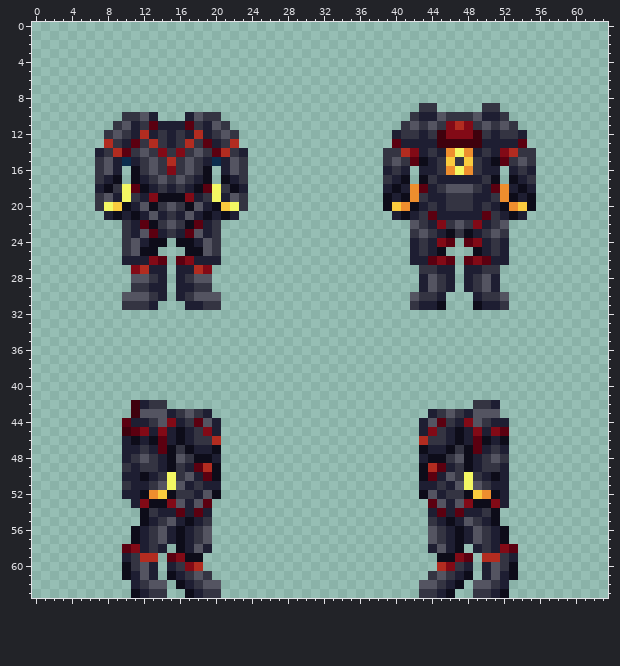
Pixel-art sprite: Resources/Textures/Clothing/OuterClothing/Hardsuits/security-warden.rsi/equipped-OUTERCLOTHING-reptilian.png. Above is the file before it was changed.
The file is 64x64 pixels.
After the commit:
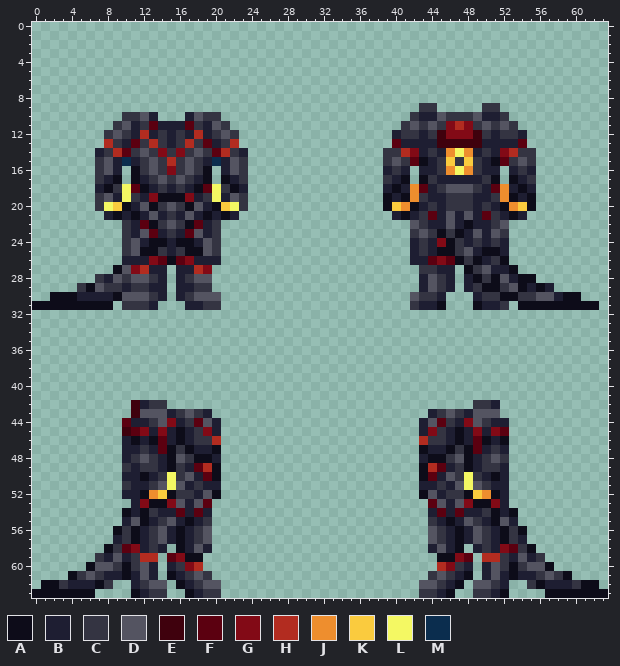
Palette (. is transparent): A #0d0c19  B #1e1e32  C #343442  D #545461  E #3f010d  F #5b0010  G #820a16  H #b22c20  J #ee8e2e  K #facb3e  L #f4f863  M #0b2d4e
Changes in this commit:
y 21: x 46 B -> D; x 48 B -> D
y 22: x 45..49 GCDCG -> BDBAB
y 23: x 45..50 BACABC -> ACABDB
y 24: x 15 . -> B; x 46..49 F.FG -> ACBC
y 25: x 14..16 ... -> CBC; x 46..51 ...ABC -> ACDBAA
y 26: x 15 . -> A; x 47..52 .FGFBB -> ACABCA
y 27: x 9..10 .. -> AD; x 48..53 BBCC.. -> ACDBBA
y 28: x 7..10 .... -> CBDC; x 49..55 CDB.... -> ACADBAA
y 29: x 5..10 ...... -> CADCCB; x 50..57 DB...... -> AACDABAB
y 30: x 2..9 ........ -> AAABBBBA; x 52..60 D........ -> AACCDDBAA
y 31: x 0..8 ......... -> AAAAAAAAA; x 54..62 ......... -> AAAAAAAAA
y 54: x 10..11 .. -> AB; x 52..53 .. -> BA
y 55: x 10..11 .. -> BD; x 52..53 .. -> DB
y 56: x 9..10 .. -> AC; x 53..54 .. -> CA
y 57: x 9..10 .. -> BC; x 53..54 .. -> CB
y 58: x 8..9 .. -> AC; x 54..55 .. -> CA
y 59: x 7..9 ... -> CBD; x 54..56 ... -> DBC
y 60: x 6..9 .... -> ADDC; x 54..57 .... -> CDDA
y 61: x 4..9 ...... -> ACDCBB; x 54..59 ...... -> BBCDCA
y 62: x 1..8 ........ -> AACBBBAC; x 55..62 ........ -> CABBBCAA
y 63: x 0..6 ....... -> AAAAAAA; x 57..63 ....... -> AAAAAAA
Pixel boxes of the changes (left, top, right, bottom) in both pictures:
changed: (437, 211, 599, 310)
added: (32, 238, 185, 310)
added: (32, 508, 140, 598)
added: (500, 508, 608, 598)
